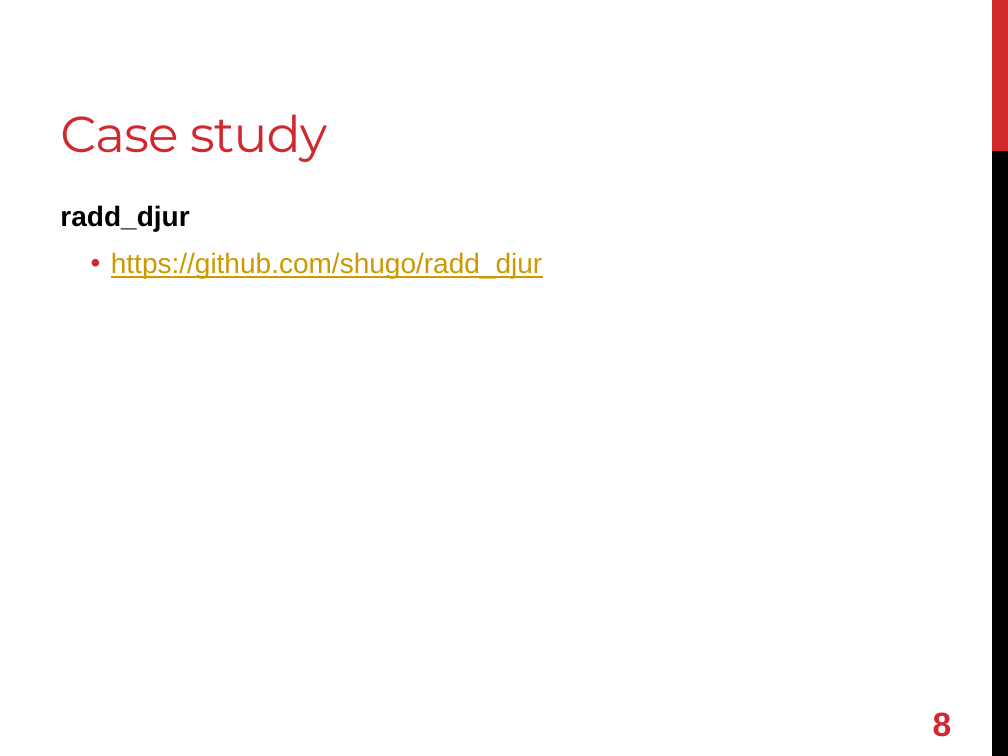
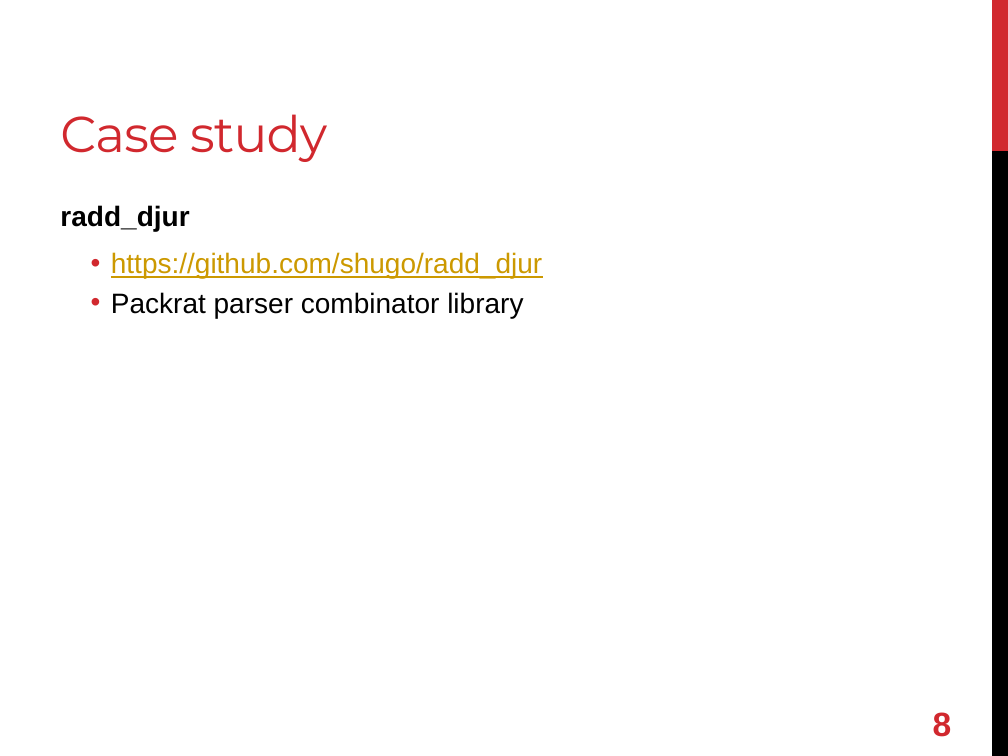
Before and after one commit to shugo/RubyKaigi2013, a slide deck: slide 9 of refining_refinements.pptx. Drawn at 1008x756 pixels with LibreOffice and Linux fonts; fonts in the diff are those of the drawing. Boxes give left, top, right and bottom in pixels: in the first picture for what was removed or moved away, otherwise in the second. Text is boxed around its words. In the diff, an @@ line names an element or a change of style, - is before the commit and + after.

```diff
--- a/refining_refinements.pptx
+++ b/refining_refinements.pptx
@@ text at bbox=[111, 292, 523, 318]: paragraph added @@
+  • Packrat parser combinator library
```
Also in this commit, not shown: 2 other slides changed, 1 slide removed.
